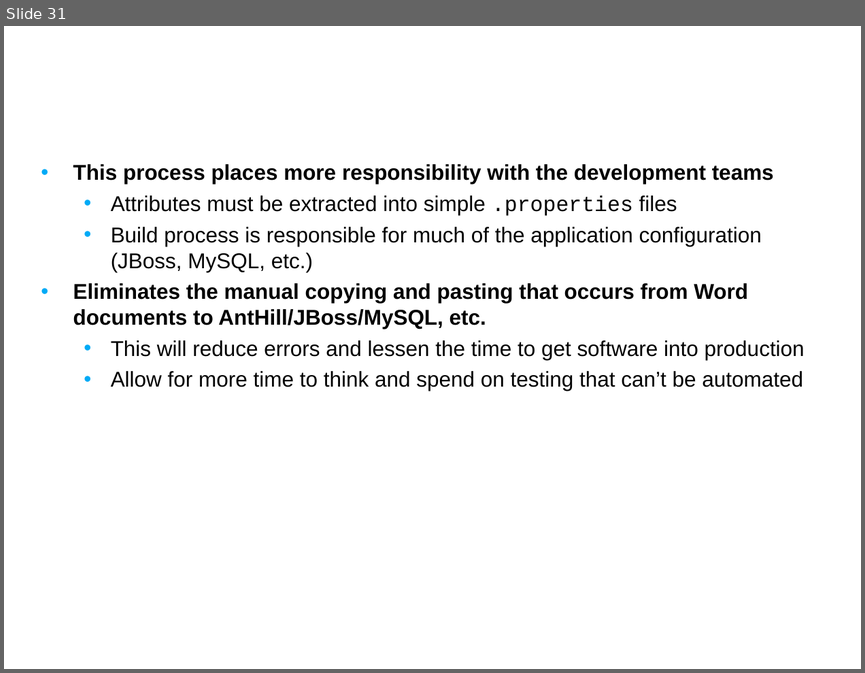
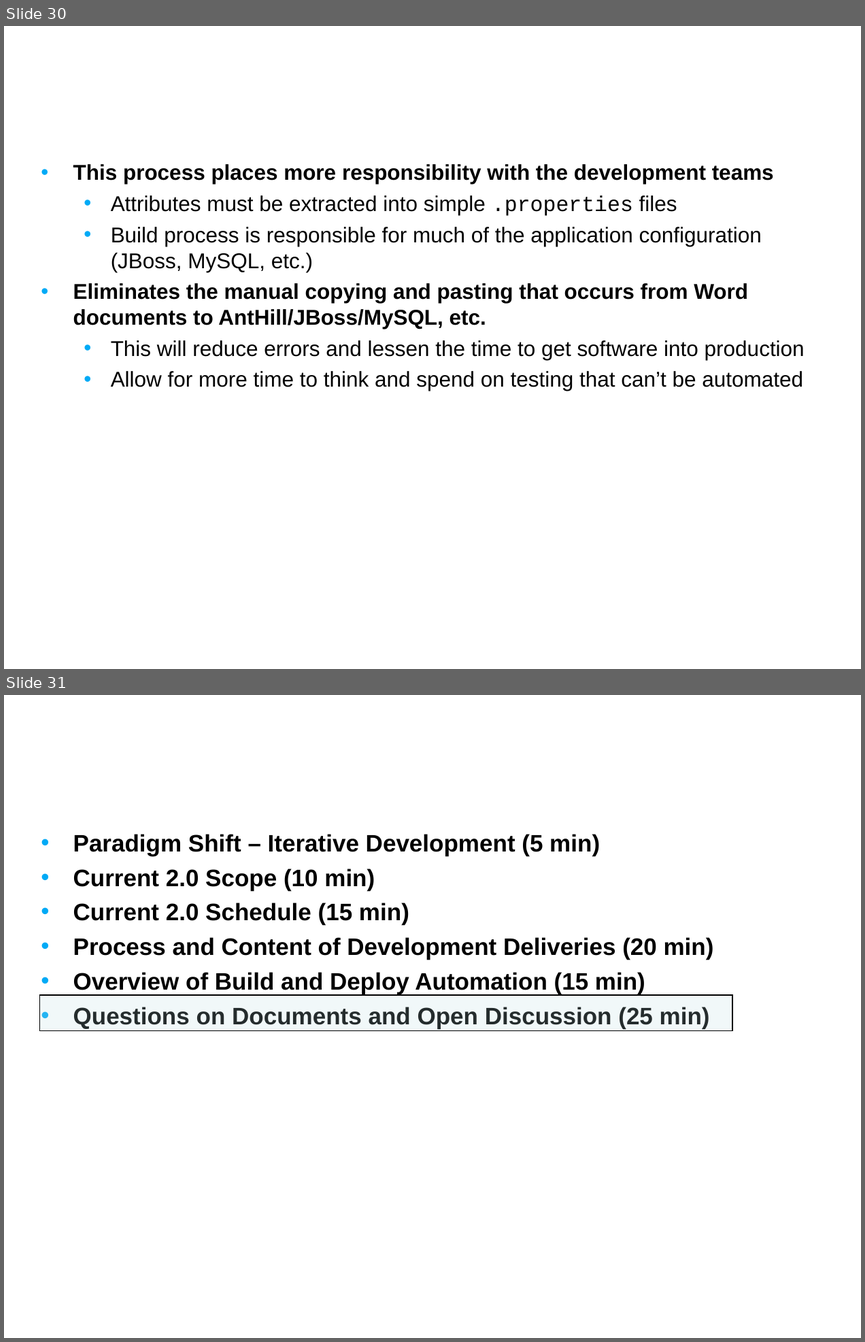
Before and after one commit to NCIP/caarray-docs, a slide deck: project_management/reports/development_to_qa_handoff.ppt. Shown one above the other, each under a label of ours: slide 31 before the commit, slides 30 and 31 after it. The pictures are 865x673 and 865x1342 pixels, drawn with LibreOffice and Linux fonts; fonts in the diff are those of the drawing; background and template pictures are left out. Boxes give left, top, right and bottom in pixels: in the first picture for what was removed or moved away, otherwise in the second. Text is boxed around its words. In the diff, an @@ line names an element or a change of style, - is before the commit and + after.

Commit message:
updates to slides for first three agenda items

```diff
--- a/project_management/reports/development_to_qa_handoff.ppt
+++ b/project_management/reports/development_to_qa_handoff.ppt
@@ slide 31 added at (4,695,861,1338), background picture (left out) @@
@@ title added at (33,695,675,795), 24 pt, text #FFFFFF, bold @@
+Agenda
@@ text added at (73,834,714,1029), 20 pt, text #000000, bold @@
+• Paradigm Shift – Iterative Development (5 min)
+• Current 2.0 Scope (10 min)
+• Current 2.0 Schedule (15 min)
+• Process and Content of Development Deliveries (20 min)
+• Overview of Build and Deploy Automation (15 min)
+• Questions on Documents and Open Discussion (25 min)
@@ rectangle added at (40,995,732,1031), fill #BBE0E3 at 20% opacity, outline #000000 0.74 pt @@
@@ what was slide 31 is now slide 30 @@
```
Also in this commit, not shown: 11 slides changed, 3 other slides added, 3 slides removed.
